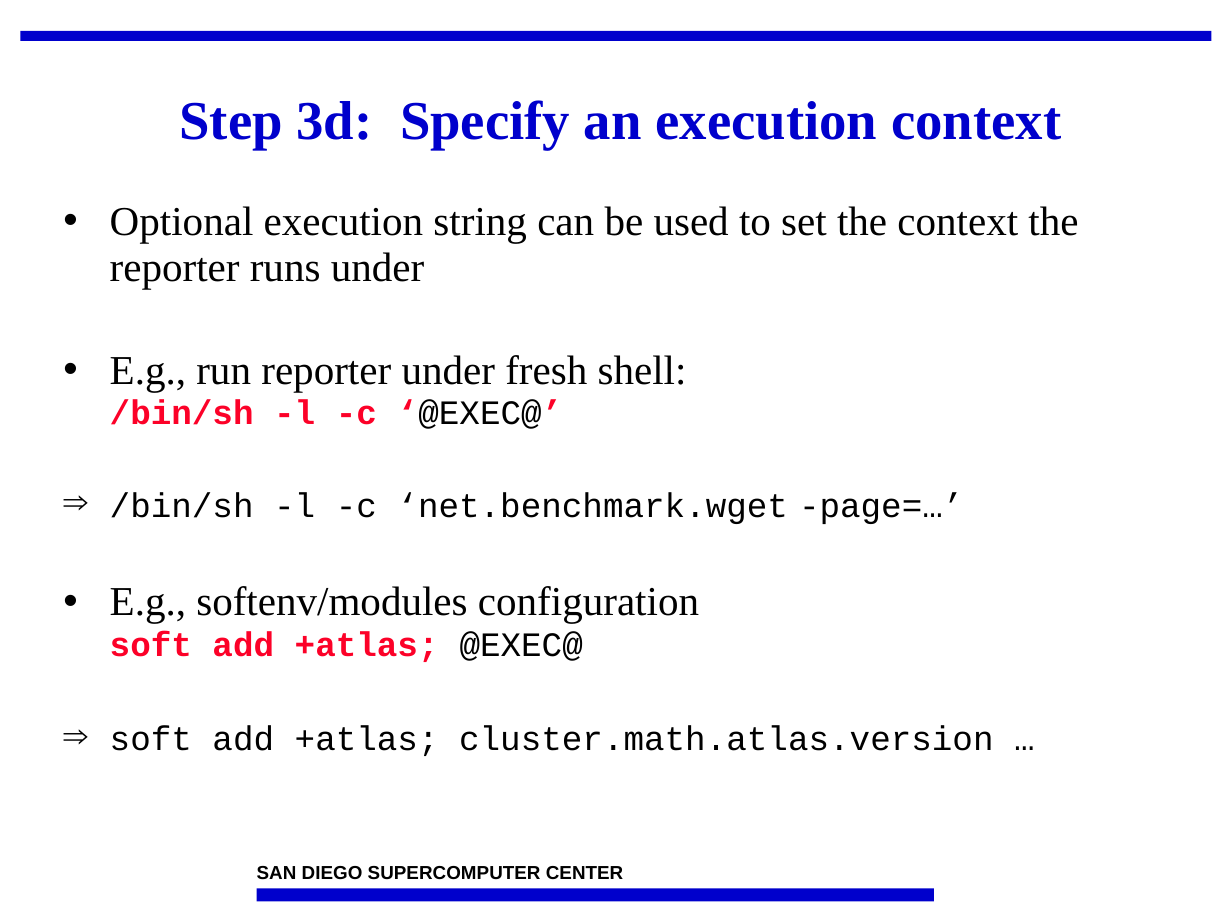
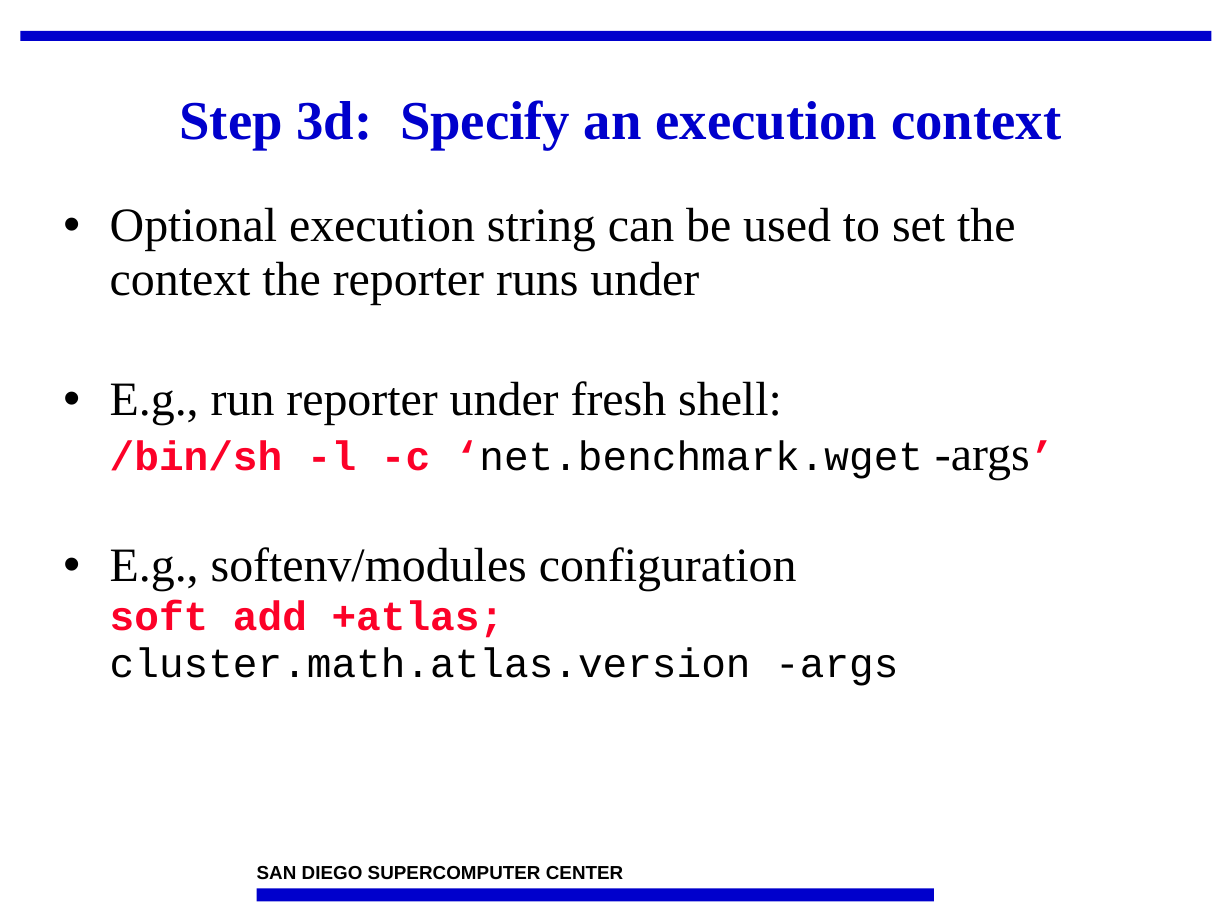
Before and after one commit to IncaProject/inca-xsede, a slide deck: slide 18 of talks/2008workshop/control.ppt. Drawn at 1232x924 pixels with LibreOffice and Linux fonts; fonts in the diff are those of the drawing; background and template pictures are left out. Boxes give left, top, right and bottom in pixels: in the first picture for what was removed or moved away, otherwise in the second. Text is boxed around its words. In the diff, an @@ line names an element or a change of style, - is before the commit and + after.

```diff
--- a/talks/2008workshop/control.ppt
+++ b/talks/2008workshop/control.ppt
@@ text at (110,207,1015,305): size 24 to 28 pt in "Optional execution string can be used to ..."; more space between paragraphs @@
@@ text at (110,381,1030,686): text changed; size 20 to 24 pt @@
-• E.g., run reporter under fresh shell:
-  /bin/sh -l -c ‘@EXEC@’
-⇒ /bin/sh -l -c ‘net.benchmark.wget -page=…’
-• E.g., softenv/modules configuration
-  soft add +atlas; @EXEC@
-⇒ soft add +atlas; cluster.math.atlas.version …
+• E.g., run reporter under fresh shell:
+  /bin/sh -l -c ‘net.benchmark.wget -args’
+• E.g., softenv/modules configuration
+  soft add +atlas; cluster.math.atlas.version -args
```
Also in this commit, not shown: 16 other slides changed.
